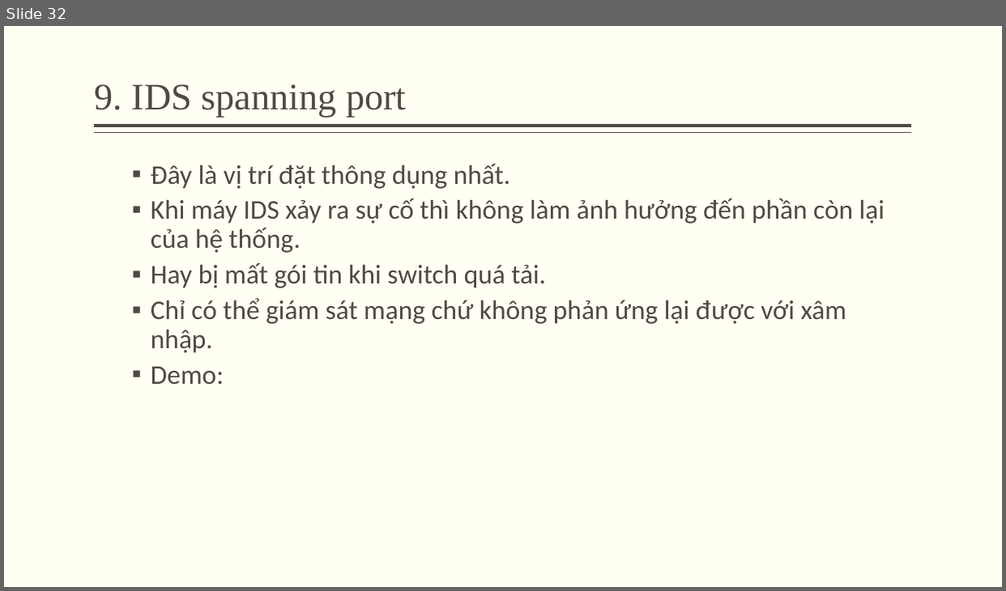
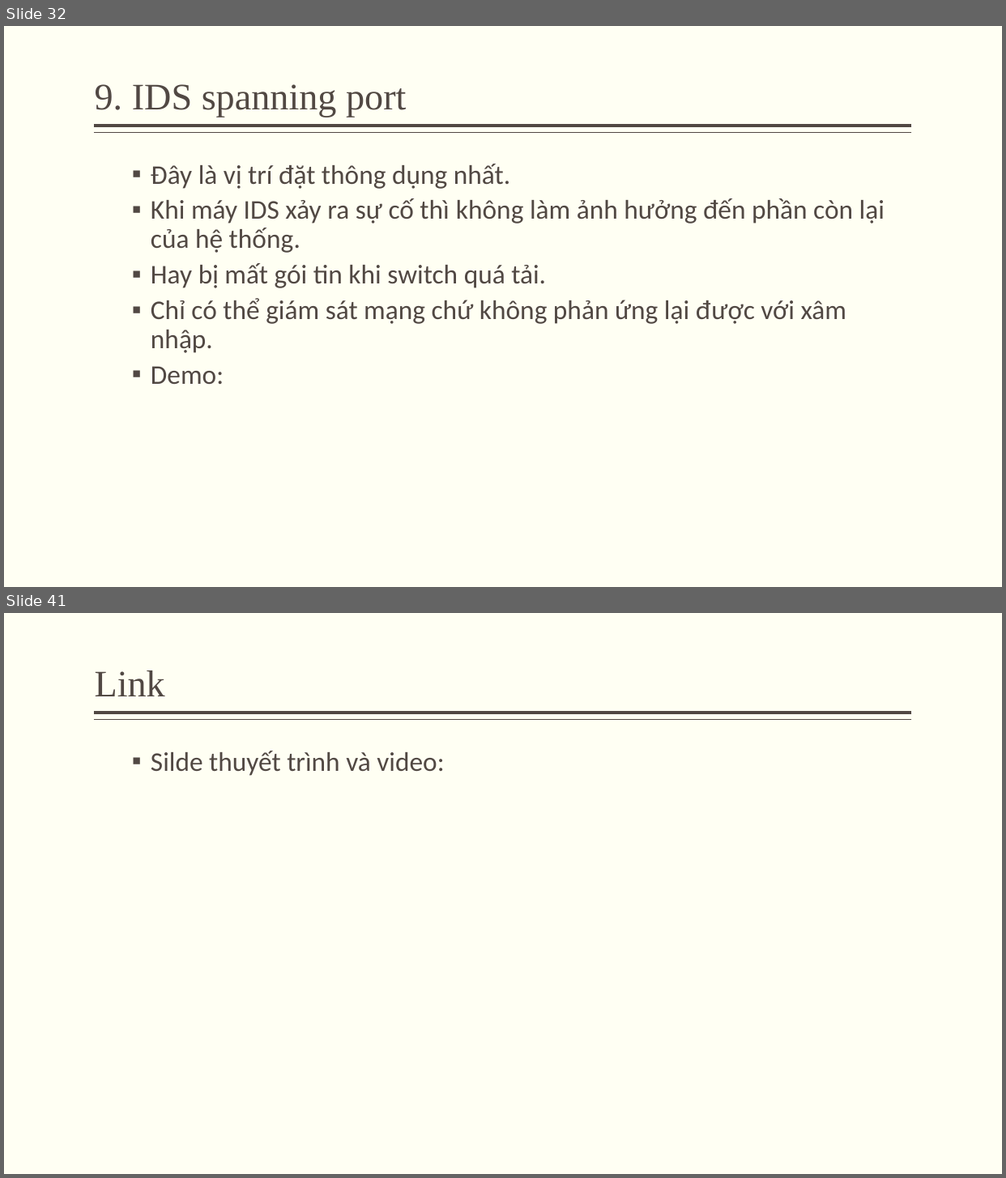
Before and after one commit to minhquan1418/do_an_ATMNC, a slide deck: silde.pptx. Shown one above the other, each under a label of ours: slide 32 before the commit, slides 32 and 41 after it; the slides between them are not shown. The pictures are 1006x591 and 1006x1178 pixels, drawn with LibreOffice and Linux fonts; fonts in the diff are those of the drawing. Boxes give left, top, right and bottom in pixels: in the first picture for what was removed or moved away, otherwise in the second. Text is boxed around its words. In the diff, an @@ line names an element or a change of style, - is before the commit and + after.

```diff
--- a/silde.pptx
+++ b/silde.pptx
@@ slide 41 added at [4, 613, 1002, 1174], background #FFFFF3; not listed: 2 template elements that a slide beside it also shows @@
@@ title added at [95, 671, 165, 696], 36 pt, text #514843 @@
+Link
@@ text added at [151, 751, 444, 776], 26 pt, text #514843 @@
+  ▪ Silde thuyết trình và video:
```
Also in this commit, not shown: 8 other slides added, 10 slides removed, 1 other file.
